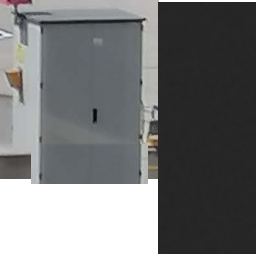
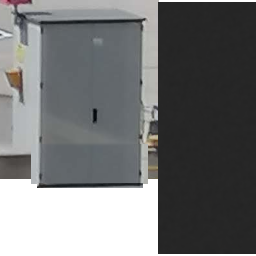
Layered file, before and after one edit (256px x 256px). Changes by layer:
painted on "Background" over [37, 183, 143, 188]
